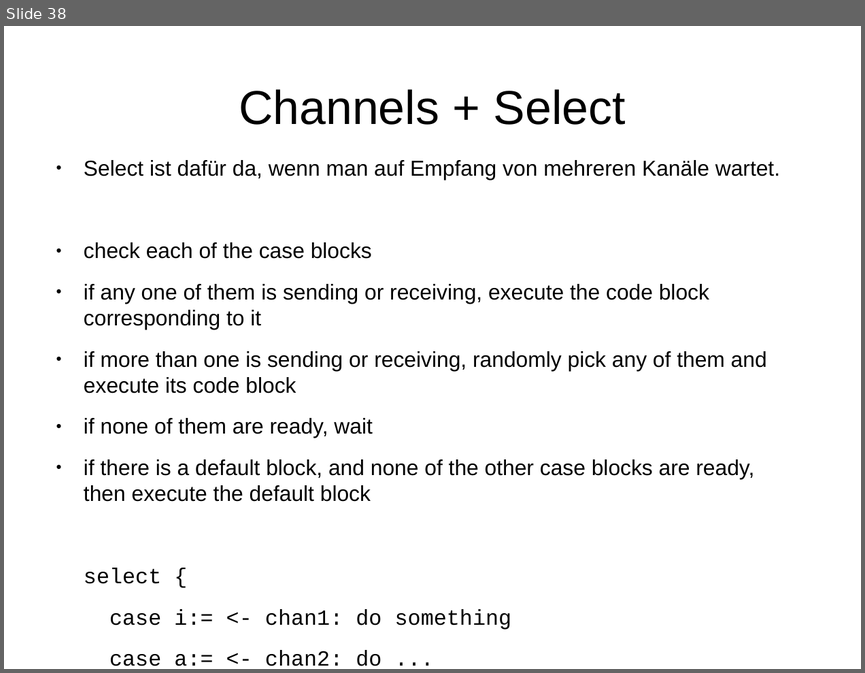
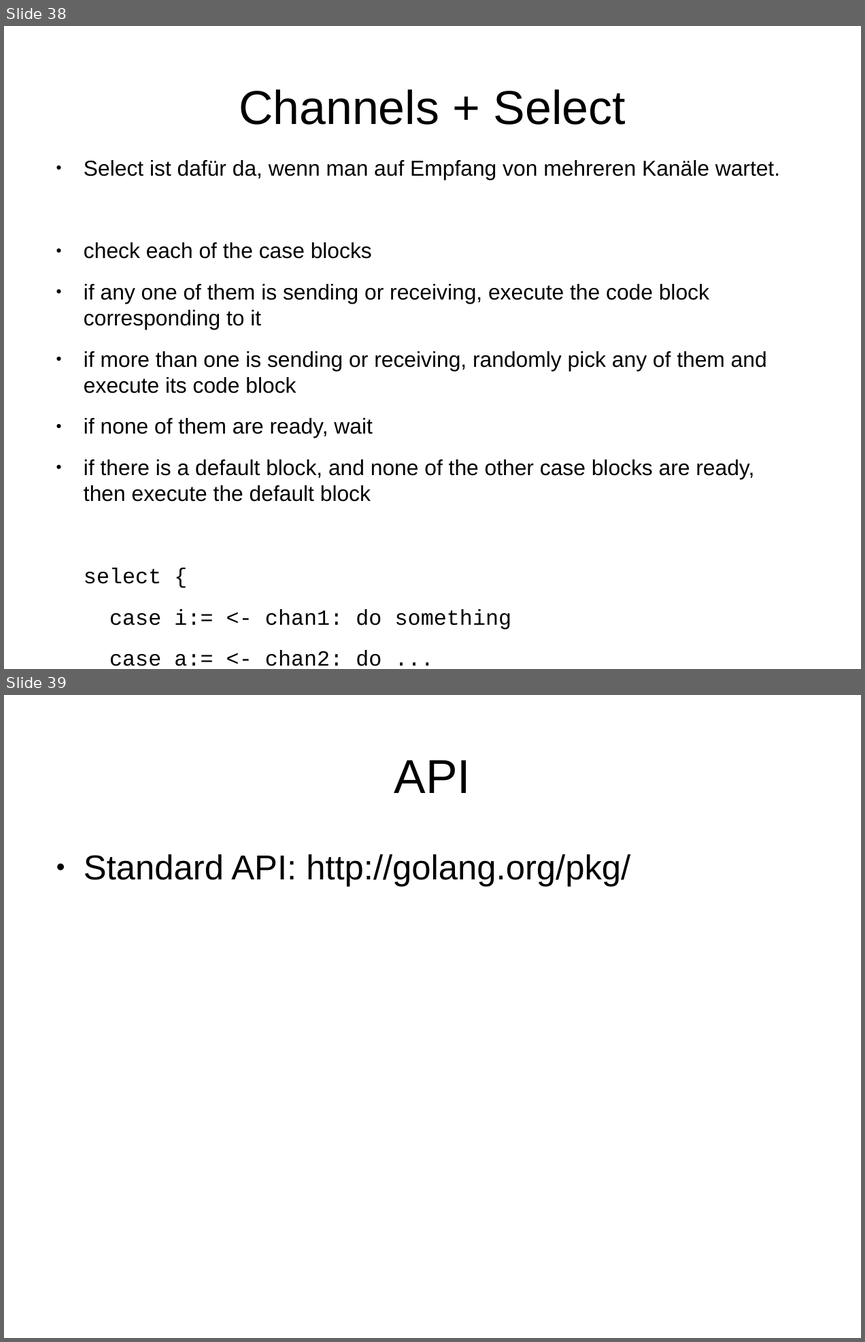
Before and after one commit to rayank77b/smallStuffs, a slide deck: programmierung/vortrag/golang.odp. Shown one above the other, each under a label of ours: slide 38 before the commit, slides 38 and 39 after it. The pictures are 865x673 and 865x1342 pixels, drawn with LibreOffice and Linux fonts; fonts in the diff are those of the drawing. Boxes give left, top, right and bottom in pixels: in the first picture for what was removed or moved away, otherwise in the second. Text is boxed around its words. In the diff, an @@ line names an element or a change of style, - is before the commit and + after.

Commit message:
vortrag

```diff
--- a/programmierung/vortrag/golang.odp
+++ b/programmierung/vortrag/golang.odp
@@ slide 39 added at (x1=4, y1=695, x2=861, y2=1338), background #FFFFFF @@
@@ title added at (x1=394, y1=760, x2=470, y2=793), 44 pt, text #000000 @@
+API
@@ text added at (x1=84, y1=854, x2=630, y2=887), 32 pt, text #000000 @@
+● Standard API: http://golang.org/pkg/
```
